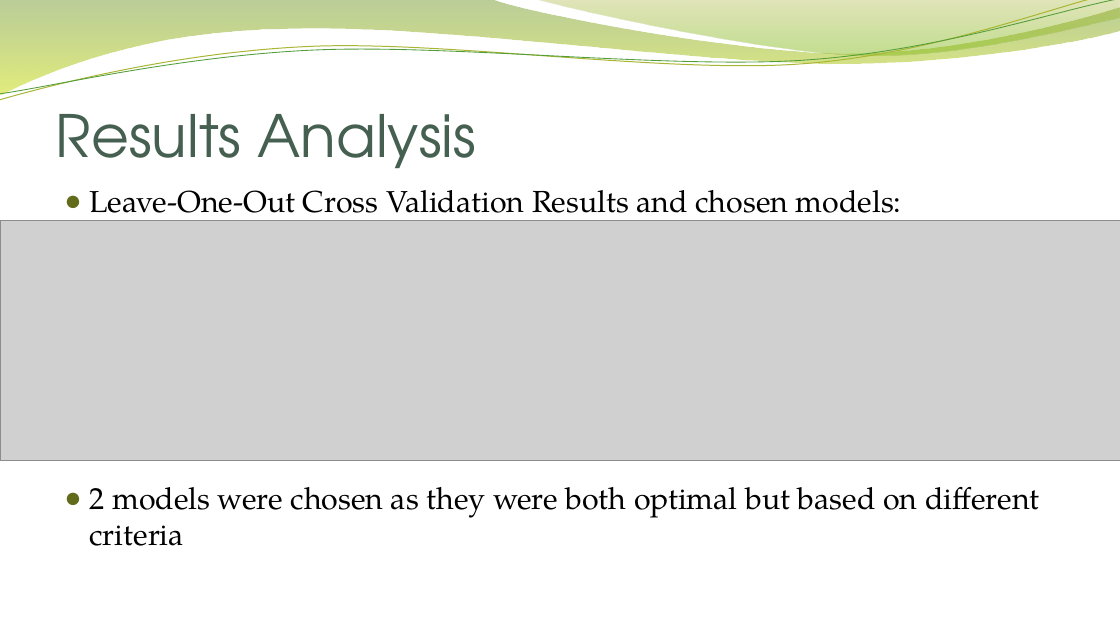
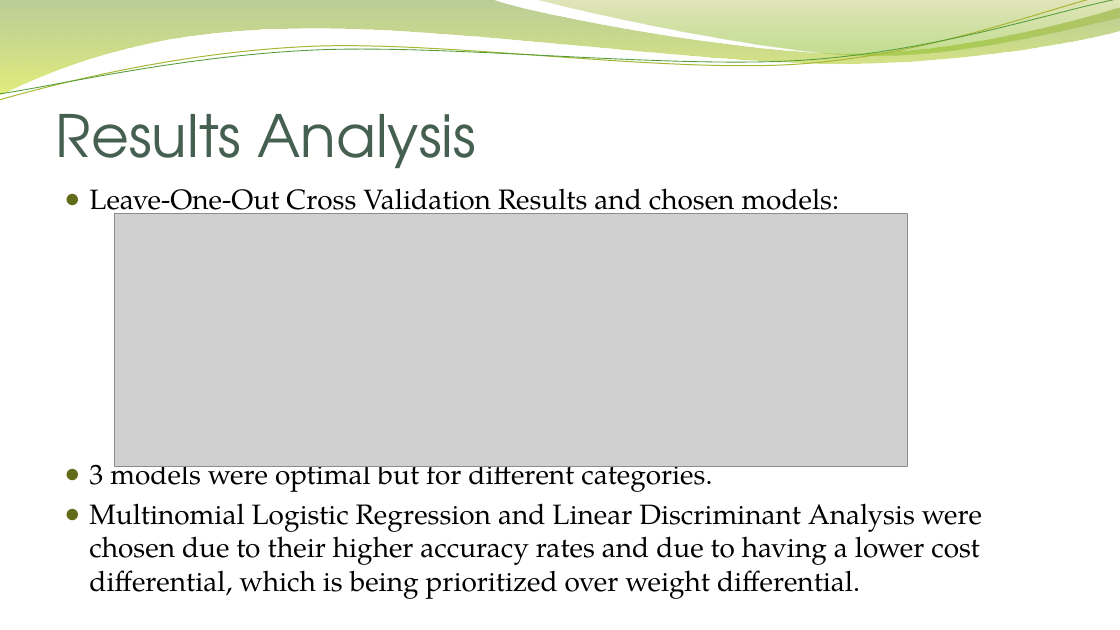
Before and after one commit to ggunaward/Analytics-Portfolio, a slide deck: slide 15 of R/STAT 602 - Applied Statistics II/Classification Project Seeds/Midterm Project - Gavin Gunawardena.pptx. Drawn at 1120x630 pixels with LibreOffice and Linux fonts; fonts in the diff are those of the drawing; grey boxes stand for pictures; background and template pictures are left out. Boxes give left, top, right and bottom in pixels: in the first picture for what was removed or moved away, otherwise in the second. Text is boxed around its words. In the diff, an @@ line names an element or a change of style, - is before the commit and + after.

```diff
--- a/R/STAT 602 - Applied Statistics II/Classification Project Seeds/Midterm Project - Gavin Gunawardena.pptx
+++ b/R/STAT 602 - Applied Statistics II/Classification Project Seeds/Midterm Project - Gavin Gunawardena.pptx
@@ text at (89, 188, 840, 221): size 26 to 24.1 pt in "Leave-One-Out Cross Validation Results and chosen models:" @@
@@ picture: place and size @@
-picture at (0, 220, 1120, 460)
+picture at (114, 213, 907, 466)
@@ text at (89, 455, 982, 599): text changed; size 26 to 24.1 pt @@
-● 2 models were chosen as they were both optimal but based on different criteria
+● 3 models were optimal but for different categories.
+● Multinomial Logistic Regression and Linear Discriminant Analysis were chosen due to their higher accuracy rates and due to having a lower cost differential, which is being prioritized over weight differential.
```
Also in this commit, not shown: 3 other slides changed, 7 other files.
